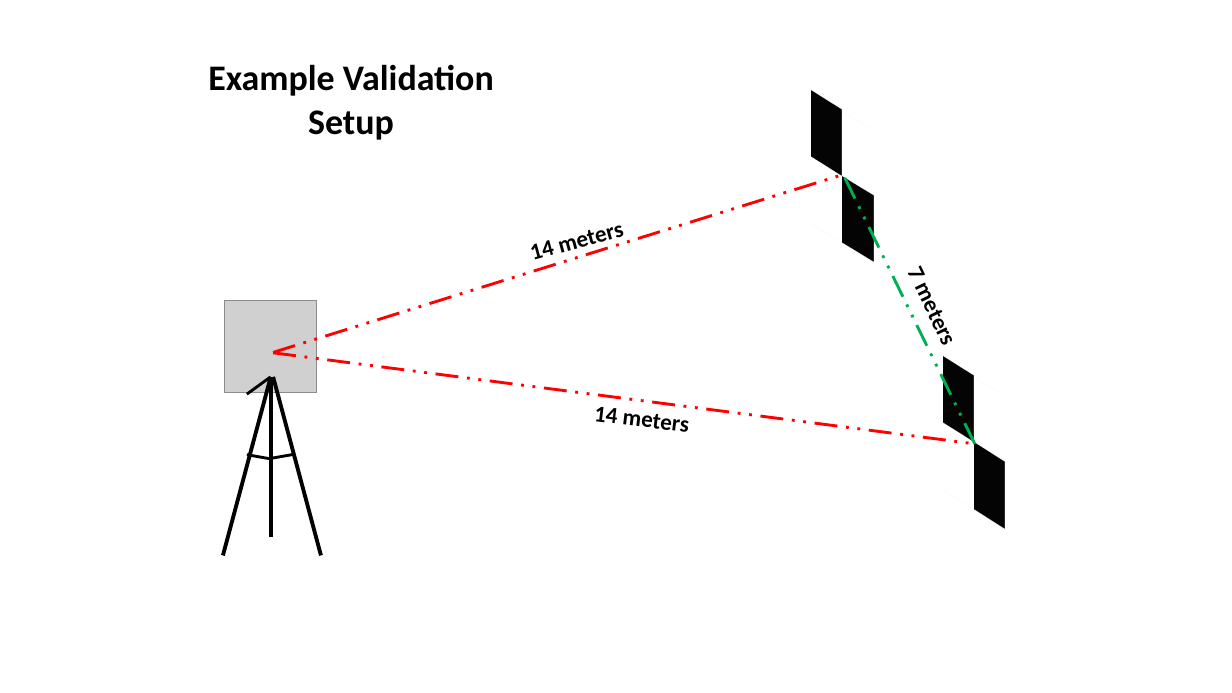
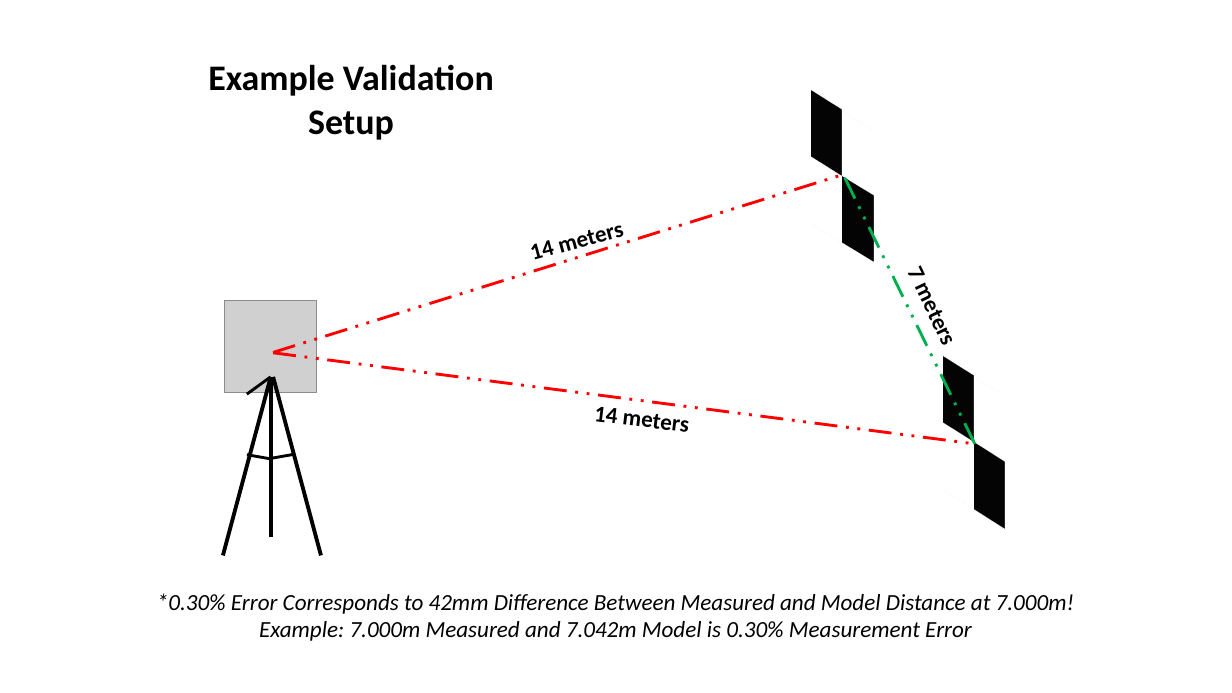
Before and after one commit to Kwintonium/efovee, a slide deck: slide 3 of images/designs.pptx. Drawn at 1232x693 pixels with LibreOffice and Linux fonts; fonts in the diff are those of the drawing; grey boxes stand for pictures. Boxes give left, top, right and bottom in pixels: in the first picture for what was removed or moved away, otherwise in the second. Text is boxed around its words. In the diff, an @@ line names an element or a change of style, - is before the commit and + after.

```diff
--- a/images/designs.pptx
+++ b/images/designs.pptx
@@ text added at box(157, 593, 1074, 641), 18 pt, text #000000, italic @@
+*0.30% Error Corresponds to 42mm Difference Between Measured and Model Distance at 7.000m!
+Example: 7.000m Measured and 7.042m Model is 0.30% Measurement Error
```
Also in this commit, not shown: 1 other file.
